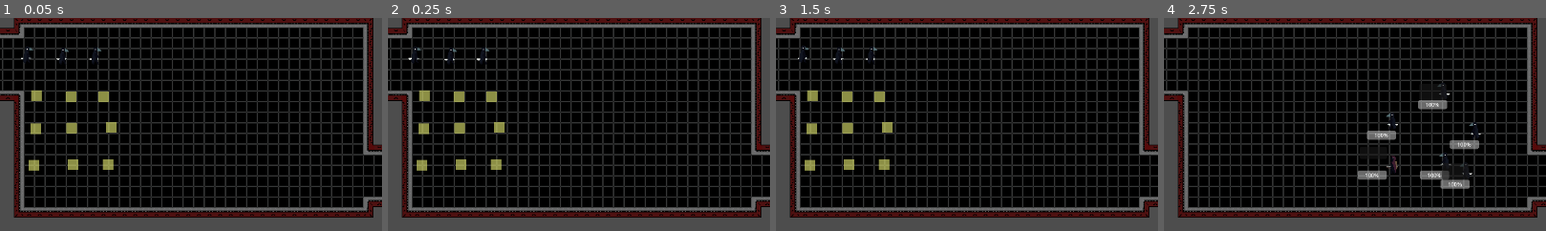
Above: before the commit, frames 1-4 (left to right).
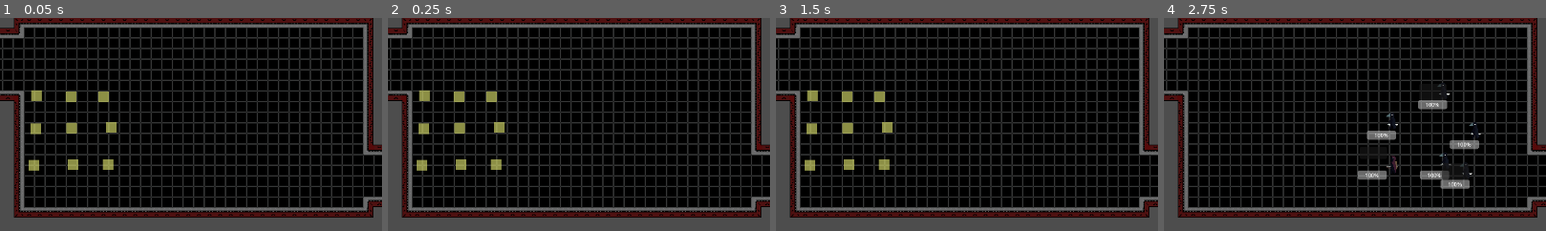
Above: after the commit, the same moments.

Repository: cptfoorman/ffrougelike
Game: Godot game, scene res://gameboard.tscn
Same seed, same stepped clock (60 frames per second), same inputs: the game is played once before the commit and once after it. The project has no main scene, so this scene is started directly.
Inputs (mouse positions are % of the whole screen's width and height, from its top left):
- Up to frame 1 (0.05 s): no input
- Up to frame 2 (0.25 s): no input
- Up to frame 3 (1.5 s): click "confirm placement" at 0.5 s; click "confirm placement" at 1.25 s
- Up to frame 4 (2.75 s): click (39, 27) at 2.02 s
The pictures show only the part of the screen within x 0-50%, y 0-50%; the shares and areas given below are measured in that part.

The runs differ from the first frame. In frame 1, 0.2% of the frame differs, in the area x 5-27%, y 13-22%; in frame 2, 0.2%; in frame 3, 0.2%; in frame 4, nothing differs.
Error in both runs: Invalid call. Nonexistent function 'play_attack_anim' in base 'Nil'. (res://gameboard.gd:67)

Commit message:
prepping for global

Diff:
--- a/Dragables/dragableArea.gd
+++ b/Dragables/dragableArea.gd
@@ -11,7 +11,7 @@
 var current_area: DropArea = null
 
 signal Dropped(unit_data: UnitData)
-signal TakenAway
+signal TakenAway(unit_data: UnitData)
 
 # Called when the node enters the scene tree for the first time.
 func initialize() -> void:
@@ -47,6 +47,9 @@
 					connect("TakenAway", Callable(area, "_on_dragable_taken_away"))
 					Dropped.emit(unitData)
 					global_position = area.global_position
+				if area is Dragable:
+					area.TakenAway.emit(unitData)
+					area.reset_position()
 
 func reset_position():
 	global_position = initial_position
--- a/Dragables/drop_area.gd
+++ b/Dragables/drop_area.gd
@@ -4,6 +4,7 @@
 var unit_data: UnitData
 
 signal unitDataCounted(unitdata: UnitData)
+
 @onready var red: Sprite2D = %red
 @onready var yellow: Sprite2D = %yellow
 
--- /dev/null
+++ b/PartyBuilder/party_builder.gd
@@ -0,0 +1,45 @@
+extends Node2D
+class_name PartyBuilder
+
+
+@export var availableUnitsArray: Array[UnitData]
+
+@export var partyUnitsArray: Array[UnitData]
+@export var unitHolder: UnitHolder
+@export var clonedUnitsArray: Array[UnitData]
+
+signal UnitsReady(units: Array[UnitData])
+
+func initialize(units: Array[UnitData]):
+	availableUnitsArray = units
+	unitHolder.initialize(units)
+	await get_tree().create_timer(0.5).timeout
+	connect_dragables()
+
+func initializeUnitHolder(units: Array[UnitData]):
+	unitHolder.initialize(units)
+
+func get_party_units()->Array[UnitData]:
+	return partyUnitsArray
+func clone_party_units(units:Array[UnitData]):
+	clonedUnitsArray.resize(0)
+	for unit in get_party_units():
+		var cloned_unit = unit.duplicate()
+		clonedUnitsArray.append(cloned_unit)
+
+func get_cloned_party_units()->Array[UnitData]:
+	return clonedUnitsArray
+
+
+
+func connect_dragables():
+	for child in unitHolder.get_children():
+		if child is Dragable:
+			child.connect("TakenAway", _on_dragable_taken_away)
+			child.connect("Dropped", _on_dragable_dropped)
+func _on_dragable_dropped(unit_data: UnitData) -> void:
+	partyUnitsArray.append(unit_data)
+
+
+func _on_dragable_taken_away(unit_data: UnitData) -> void:
+	partyUnitsArray.erase(unit_data)
--- /dev/null
+++ b/PartyBuilder/party_builder.tscn
@@ -0,0 +1,139 @@
+[gd_scene load_steps=5 format=3 uid="uid://3r4w6ddxogyw"]
+
+[ext_resource type="Script" path="res://PartyBuilder/party_builder.gd" id="1_62rus"]
+[ext_resource type="PackedScene" uid="uid://bnkbulg51h351" path="res://UnitPlacement/unit_holder.tscn" id="2_ojfww"]
+[ext_resource type="PackedScene" uid="uid://d12h27eryruqa" path="res://Dragables/drop_area.tscn" id="3_vskxl"]
+
+[sub_resource type="RectangleShape2D" id="RectangleShape2D_svukr"]
+
+[node name="party_builder" type="Node2D" node_paths=PackedStringArray("unitHolder")]
+script = ExtResource("1_62rus")
+unitHolder = NodePath("UnitHolder")
+
+[node name="UnitHolder" parent="." instance=ExtResource("2_ojfww")]
+
+[node name="Marker2D" type="Marker2D" parent="UnitHolder"]
+position = Vector2(723, 323)
+
+[node name="Marker2D2" type="Marker2D" parent="UnitHolder"]
+position = Vector2(788, 321)
+
+[node name="Marker2D3" type="Marker2D" parent="UnitHolder"]
+position = Vector2(850, 324)
+
+[node name="Marker2D4" type="Marker2D" parent="UnitHolder"]
+position = Vector2(921, 326)
+
+[node name="Marker2D5" type="Marker2D" parent="UnitHolder"]
+position = Vector2(975, 325)
+
+[node name="Marker2D6" type="Marker2D" parent="UnitHolder"]
+position = Vector2(1033, 328)
+
+[node name="Marker2D7" type="Marker2D" parent="UnitHolder"]
+position = Vector2(1085, 325)
+
+[node name="Marker2D8" type="Marker2D" parent="UnitHolder"]
+position = Vector2(973, 414)
+
+[node name="Marker2D9" type="Marker2D" parent="UnitHolder"]
+position = Vector2(1032, 412)
+
+[node name="Marker2D10" type="Marker2D" parent="UnitHolder"]
+position = Vector2(722, 414)
+
+[node name="Marker2D11" type="Marker2D" parent="UnitHolder"]
+position = Vector2(786, 412)
+
+[node name="Marker2D12" type="Marker2D" parent="UnitHolder"]
+position = Vector2(848, 414)
+
+[node name="Marker2D13" type="Marker2D" parent="UnitHolder"]
+position = Vector2(920, 413)
+
+[node name="CanvasLayer" type="CanvasLayer" parent="."]
+
+[node name="Control" type="Control" parent="CanvasLayer"]
+layout_mode = 3
+anchors_preset = 0
+offset_top = 15.0
+offset_right = 1164.0
+offset_bottom = 235.0
+
+[node name="Label" type="Label" parent="CanvasLayer/Control"]
+layout_mode = 1
+anchors_preset = 5
+anchor_left = 0.5
+anchor_right = 0.5
+offset_left = -83.5
+offset_right = 83.5
+offset_bottom = 23.0
+grow_horizontal = 2
+text = "CHOOSE YOUR PARTY"
+
+[node name="HBoxContainer" type="HBoxContainer" parent="CanvasLayer/Control"]
+layout_mode = 1
+anchors_preset = 8
+anchor_left = 0.5
+anchor_top = 0.5
+anchor_right = 0.5
+anchor_bottom = 0.5
+offset_left = -568.0
+offset_top = -50.0
+offset_right = 568.0
+offset_bottom = 50.0
+grow_horizontal = 2
+grow_vertical = 2
+theme_override_constants/separation = 250
+alignment = 1
+
+[node name="Label" type="Label" parent="CanvasLayer/Control/HBoxContainer"]
+layout_mode = 2
+text = "Current Party"
+
+[node name="Label2" type="Label" parent="CanvasLayer/Control/HBoxContainer"]
+layout_mode = 2
+size_flags_horizontal = 4
+text = "Available Units"
+
+[node name="Camera2D" type="Camera2D" parent="."]
+position = Vector2(583, 328)
+
+[node name="current_party_drop_area" type="Node2D" parent="."]
+position = Vector2(-1, 0)
+
+[node name="DropArea" parent="current_party_drop_area" instance=ExtResource("3_vskxl")]
+position = Vector2(341, 317)
+
+[node name="CollisionShape2D" type="CollisionShape2D" parent="current_party_drop_area/DropArea"]
+shape = SubResource("RectangleShape2D_svukr")
+
+[node name="DropArea2" parent="current_party_drop_area" instance=ExtResource("3_vskxl")]
+position = Vector2(353, 363)
+
+[node name="CollisionShape2D" type="CollisionShape2D" parent="current_party_drop_area/DropArea2"]
+shape = SubResource("RectangleShape2D_svukr")
+
+[node name="DropArea3" parent="current_party_drop_area" instance=ExtResource("3_vskxl")]
+position = Vector2(348, 419)
+
+[node name="CollisionShape2D" type="CollisionShape2D" parent="current_party_drop_area/DropArea3"]
+shape = SubResource("RectangleShape2D_svukr")
+
+[node name="DropArea4" parent="current_party_drop_area" instance=ExtResource("3_vskxl")]
+position = Vector2(268, 323)
+
+[node name="CollisionShape2D" type="CollisionShape2D" parent="current_party_drop_area/DropArea4"]
+shape = SubResource("RectangleShape2D_svukr")
+
+[node name="DropArea5" parent="current_party_drop_area" instance=ExtResource("3_vskxl")]
+position = Vector2(280, 369)
+
+[node name="CollisionShape2D" type="CollisionShape2D" parent="current_party_drop_area/DropArea5"]
+shape = SubResource("RectangleShape2D_svukr")
+
+[node name="DropArea6" parent="current_party_drop_area" instance=ExtResource("3_vskxl")]
+position = Vector2(275, 425)
+
+[node name="CollisionShape2D" type="CollisionShape2D" parent="current_party_drop_area/DropArea6"]
+shape = SubResource("RectangleShape2D_svukr")
--- a/UnitPlacement/placement.gd
+++ b/UnitPlacement/placement.gd
@@ -25,6 +25,10 @@
 @export var markersRow4: Array[DropMarker]
 @export var markersRow5: Array[DropMarker]
 @export var markersRow6: Array[DropMarker]
+
+
+func initializeUnitHolder(units: Array[UnitData]):
+	unitHolder.initialize(units)
 
 func fill_dropzone_arrays():
 	fill_dropzones1()
--- a/UnitPlacement/placement.tscn
+++ b/UnitPlacement/placement.tscn
@@ -142,6 +142,34 @@
 script = ExtResource("7_2i6nd")
 
 [node name="UnitHolder" parent="." instance=ExtResource("3_jraic")]
+availableUnitsArray = Array[ExtResource("5_likil")]([])
+
+[node name="Marker2D10" type="Marker2D" parent="UnitHolder"]
+position = Vector2(20, 38)
+
+[node name="Marker2D11" type="Marker2D" parent="UnitHolder"]
+position = Vector2(74, 40)
+
+[node name="Marker2D12" type="Marker2D" parent="UnitHolder"]
+position = Vector2(123, 39)
+
+[node name="Marker2D13" type="Marker2D" parent="UnitHolder"]
+position = Vector2(168, 40)
+
+[node name="Marker2D14" type="Marker2D" parent="UnitHolder"]
+position = Vector2(208, 40)
+
+[node name="Marker2D15" type="Marker2D" parent="UnitHolder"]
+position = Vector2(254, 40)
+
+[node name="Marker2D16" type="Marker2D" parent="UnitHolder"]
+position = Vector2(295, 40)
+
+[node name="Marker2D17" type="Marker2D" parent="UnitHolder"]
+position = Vector2(331, 39)
+
+[node name="Marker2D18" type="Marker2D" parent="UnitHolder"]
+position = Vector2(372, 37)
 
 [node name="placementUI" type="CanvasLayer" parent="."]
 follow_viewport_enabled = true
--- a/UnitPlacement/unit_holder.gd
+++ b/UnitPlacement/unit_holder.gd
@@ -10,7 +10,8 @@
 
 @export var marker_array: Array[Marker2D]
 var current_marker_index: int = 0
-func _ready() -> void:
+func initialize(units: Array[UnitData])-> void:
+	availableUnitsArray.append_array(units)
 	current_marker_index = 0
 	fill_marker_array()
 	spawn_dragables()
@@ -46,5 +47,3 @@
 func clear_dragables():
 	for dragable in dragablesArray:
 		dragable.queue_free()
-func _on_button_pressed() -> void:
-	pass # Replace with function body.
--- a/UnitPlacement/unit_holder.tscn
+++ b/UnitPlacement/unit_holder.tscn
@@ -1,40 +1,11 @@
-[gd_scene load_steps=6 format=3 uid="uid://bnkbulg51h351"]
+[gd_scene load_steps=5 format=3 uid="uid://bnkbulg51h351"]
 
 [ext_resource type="Script" path="res://UnitPlacement/unit_holder.gd" id="1_7xhbb"]
 [ext_resource type="PackedScene" uid="uid://bjemn32fc0t37" path="res://Dragables/dragable.tscn" id="2_lexlh"]
 [ext_resource type="Script" path="res://unit/UnitResouces/UnitData/Friendly/UnitData.gd" id="3_mh2h3"]
 [ext_resource type="Resource" uid="uid://xojhwutx7nyq" path="res://unit/UnitResouces/UnitData/Friendly/RavenData.tres" id="4_r8qqi"]
-[ext_resource type="Resource" uid="uid://cnkpmd8665p06" path="res://unit/UnitResouces/UnitData/Friendly/BowmanData.tres" id="5_fd8h5"]
 
 [node name="UnitHolder" type="Node2D"]
 script = ExtResource("1_7xhbb")
 dragableScene = ExtResource("2_lexlh")
 availableUnitsArray = Array[ExtResource("3_mh2h3")]([ExtResource("4_r8qqi"), ExtResource("4_r8qqi"), ExtResource("4_r8qqi")])
-availableEnemyUnitsArray = Array[ExtResource("3_mh2h3")]([ExtResource("5_fd8h5"), ExtResource("4_r8qqi"), ExtResource("5_fd8h5")])
-
-[node name="Marker2D" type="Marker2D" parent="."]
-position = Vector2(20, 38)
-
-[node name="Marker2D2" type="Marker2D" parent="."]
-position = Vector2(74, 40)
-
-[node name="Marker2D3" type="Marker2D" parent="."]
-position = Vector2(123, 39)
-
-[node name="Marker2D4" type="Marker2D" parent="."]
-position = Vector2(168, 40)
-
-[node name="Marker2D5" type="Marker2D" parent="."]
-position = Vector2(208, 40)
-
-[node name="Marker2D6" type="Marker2D" parent="."]
-position = Vector2(254, 40)
-
-[node name="Marker2D7" type="Marker2D" parent="."]
-position = Vector2(295, 40)
-
-[node name="Marker2D8" type="Marker2D" parent="."]
-position = Vector2(331, 39)
-
-[node name="Marker2D9" type="Marker2D" parent="."]
-position = Vector2(372, 37)
